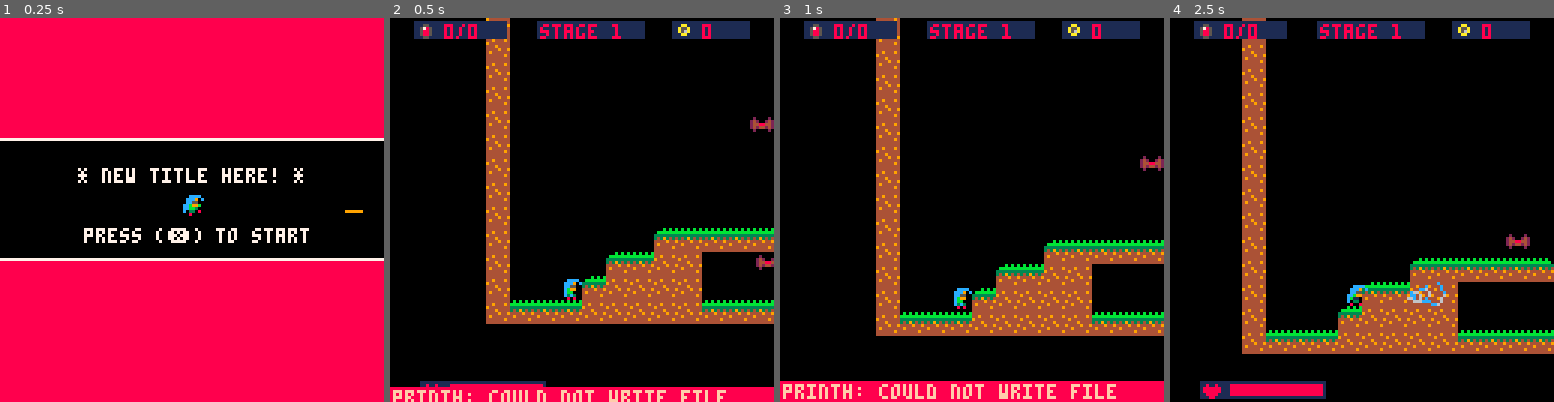
Above: before the commit, frames 1-4 (left to right).
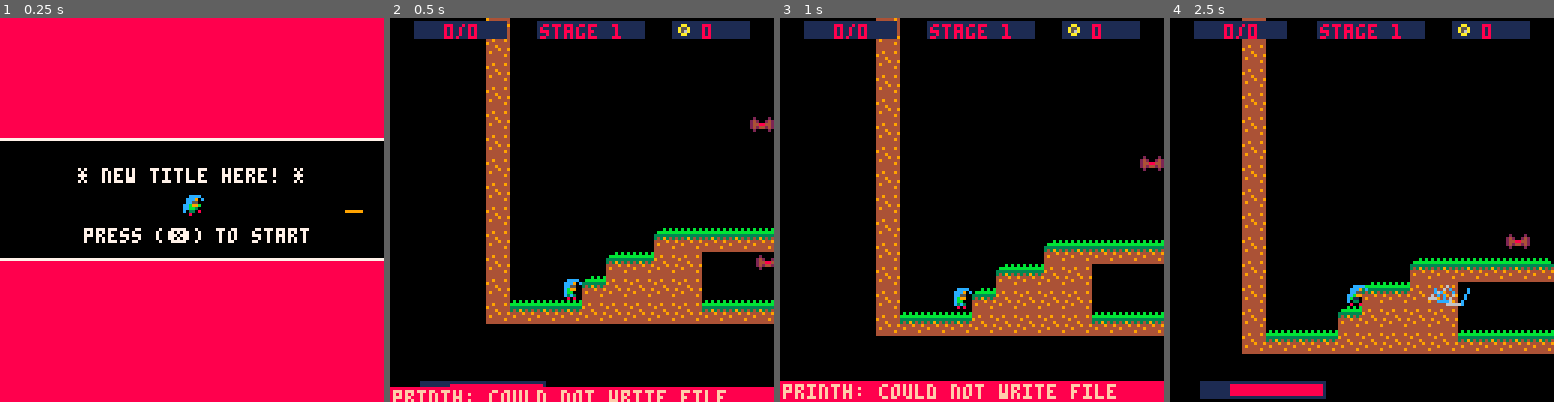
Above: after the commit, the same moments.

Repository: Mizar01/last_spellcaster
Game: PICO-8 cartridge microvania.p8
The game is run twice, just before and just after one commit, with the same random seed, the same clock (stepped at 60 frames per second) and the same inputs.
Inputs:
- Up to frame 1 (0.25 s): no input
- Up to frame 2 (0.5 s): tap X (X key) at 0.33 s
- Up to frame 3 (1 s): tap O (Z key) at 0.7 s
- Up to frame 4 (2.5 s): tap X (X key) at 1.07, 1.85 s; hold Right 1.6-2.1 s; tap O (Z key) at 1.7, 2.1 s; hold Up 2.15-2.42 s; hold Right from 2.47 s (still down)

Frame 1 is identical in both runs. In frame 2, 0.1% of the frame differs, in the area x 7-13%, y 1-97%; in frame 3, 0.1%; in frame 4, 0.6%, in the area x 7-79%, y 1-100%.

Commit message:
added frozen effect

Diff:
--- a/game/enemies.lua
+++ b/game/enemies.lua
@@ -5,20 +5,48 @@
         -- override default properties and add new ones
         l.etype = etype
         l.hitbox = {x = 2, y = 2, x2 = 5, y2 = 5}
+        l.hitbox_orig = l.hitbox
         l.speed = speed or 1
         l.life = 100
-        l.respawn_after_death = false
         l.time_last_death = 0
         l.respawn_timer = c_timer.new(10, false)
+        l.dmg_time = 0
+        l.frozen_t = c_timer.new(10, false)
+        l.frozen_t.t = 0
         return sm(l, c_enemy)
     end,
     dmg = function(self, dmg)
         self.life -= dmg
+        self.dmg_time = 30
+        self.spr.effect = "blink_white"
         if (self.life <= 0) then
             self:del()
             -- c_explosion.new(self.x + 4, self.y + 4, 6, game.mgr.misc_mgr)
         end
     end,
+    freeze = function(self)
+        self.frozen_t:restart()
+        self.hitbox = {x = 0, y = 0, x2 = 7, y2 = 7}
+    end,
+    unfreeze = function(self)
+        self.frozen_t.t = 0
+        self.hitbox = self.hitbox_orig
+    end,
+    update = function(self)
+        c_obj.update(self)
+        if (self.dmg_time <= 0) then
+            self.spr.effect = "none"
+        else
+            self.dmg_time -= 1
+        end
+        if (self.frozen_t:adv()) self:unfreeze()
+    end,
+    draw = function(self)
+        if (self.frozen_t.t > 0) then
+            spr(139, self.x, self.y)
+        end
+        c_obj.draw(self)
+    end
 }
 clsinh(c_enemy, c_obj)
 
@@ -37,8 +65,12 @@
         return sm(l, c_bat)
     end,
     update = function(self)
+        c_enemy.update(self)
         if (self:collide(player)) then
             player:dmg(1)
+        end
+        if (self.frozen_t.t > 0) then
+            return
         end
         local m = obj_move(self, self.dir)
         if (m == 0) then
@@ -65,7 +97,11 @@
         return sm(l, c_dog)
     end,
     update = function(self)
+        c_enemy.update(self)
         self.phase = "idle"
+        if (self.frozen_t.t > 0) then
+            return
+        end
         -- collide with player with a tolerance of 2 pixels
         if (self:collide(player, 2)) then
             player:dmg(2)
--- a/game/misc.lua
+++ b/game/misc.lua
@@ -45,7 +45,7 @@
         self.x = timer_lerp(self.origx, self.max_dist, self.ttl, true, self.dir)
         for e in all(game.mgr.enemy_mgr.objs) do
             if self:collide(e) then
-                e:dmg(self.damage)
+                self:effect(e)
                 self:del()
                 c_explosion.new(self.x, self.y, 4, game.mgr.misc_mgr)
                 break
@@ -54,6 +54,9 @@
     end,
     dirmult = function(self)
         return (self.dir == dir_left) and -1 or 1
+    end,
+    effect = function(self, trg)
+        trg:dmg(self.damage)
     end
 }
 clsinh(c_element, c_obj)
@@ -98,6 +101,9 @@
         local cols = { 12, 6 }
         local dm = self:dirmult()
         rectfill(self.x + dm * 0 - self.radius, self.y - self.radius, self.x + dm * 0 + self.radius, self.y + self.radius, rnd(cols))
+    end,
+    effect = function(self, trg)
+        trg:freeze()
     end
 }
 clsinh(c_ice, c_element)
@@ -138,8 +144,9 @@
     new = function(dir, parent_mgr)
         local l = c_element.new(el_wind, dir)
         l.spr.idle = { ss = 60 }
-        l.ttl = c_timer.new(1, false)
+        l.ttl = c_timer.new(0.7 , false)
         l.max_dist = 25
+        l.power = 20
         return sm(l, c_wind)
     end,
     draw = function(self)
@@ -157,6 +164,10 @@
             end
             last_vx, last_vy = vx, vy
         end
+    end,
+    effect = function(self, trg)
+        -- make the enemy move in the direction of the spell
+        trg.x += self.dir == dir_right and self.power or -self.power
     end
 }
 clsinh(c_wind, c_element)
Not shown, changed: 46 lines of the sprite sheet (__gfx__) section of microvania.p8
